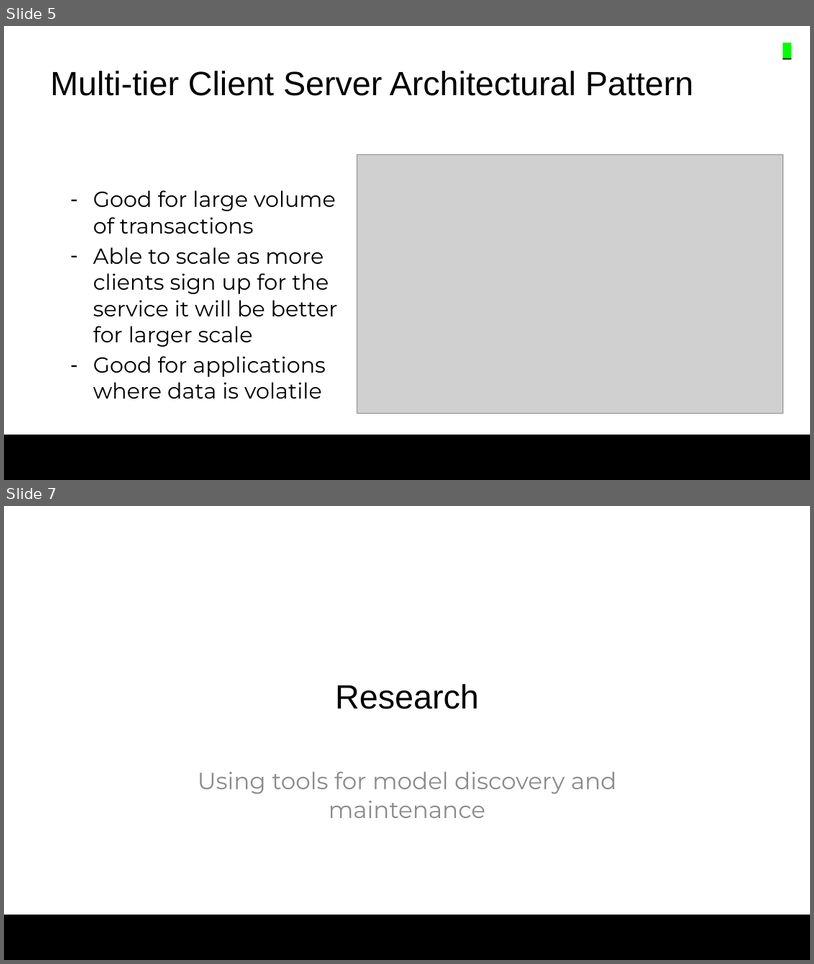
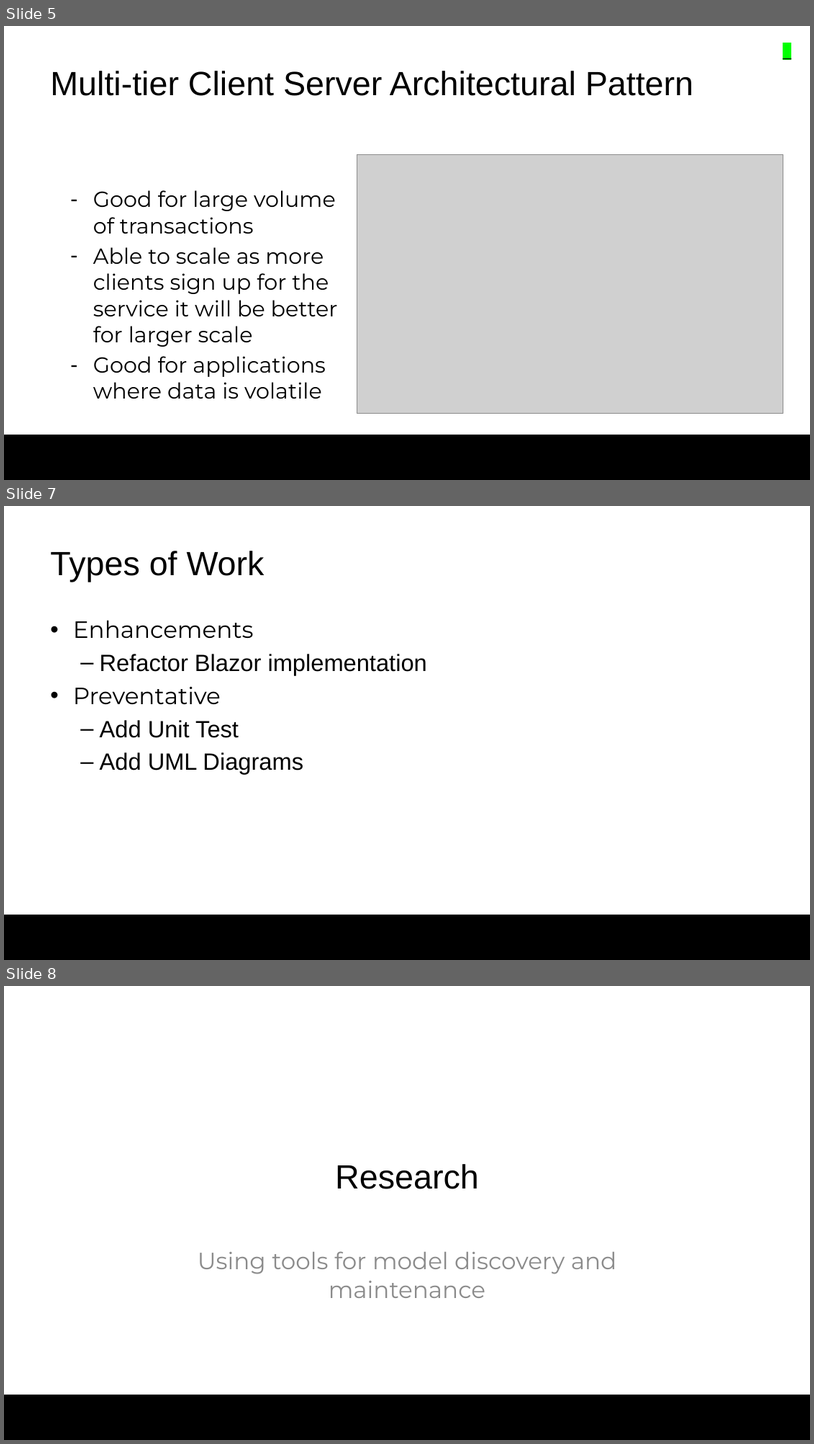
Before and after one commit to colby13king/cs5320-code, a slide deck: LicenseAssetManager/docs/Maintenance/MaintenancePresentation.pptx. Shown one above the other, each under a label of ours: slides 5 and 7 before the commit, slides 5, 7 and 8 after it; the slides between them are not shown. The pictures are 814x964 and 814x1444 pixels, drawn with LibreOffice and Linux fonts; fonts in the diff are those of the drawing; grey boxes stand for pictures; background and template pictures are left out. Boxes give left, top, right and bottom in pixels: in the first picture for what was removed or moved away, otherwise in the second. Text is boxed around its words. In the diff, an @@ line names an element or a change of style, - is before the commit and + after.

```diff
--- a/LicenseAssetManager/docs/Maintenance/MaintenancePresentation.pptx
+++ b/LicenseAssetManager/docs/Maintenance/MaintenancePresentation.pptx
@@ slide 7 added at [4, 506, 810, 960], background #FFFFFF; not listed: 1 template element that a slide beside it also shows @@
@@ title added at [50, 551, 265, 582], 40 pt, text #000000 @@
+Types of Work
@@ text added at [73, 620, 427, 774], 28 pt, text #000000 @@
+• Enhancements
+  – Refactor Blazor implementation
+• Preventative
+  – Add Unit Test
+  – Add UML Diagrams
@@ what was slide 7 is now slide 8 @@
```
Also in this commit, not shown: 1 slide changed.
